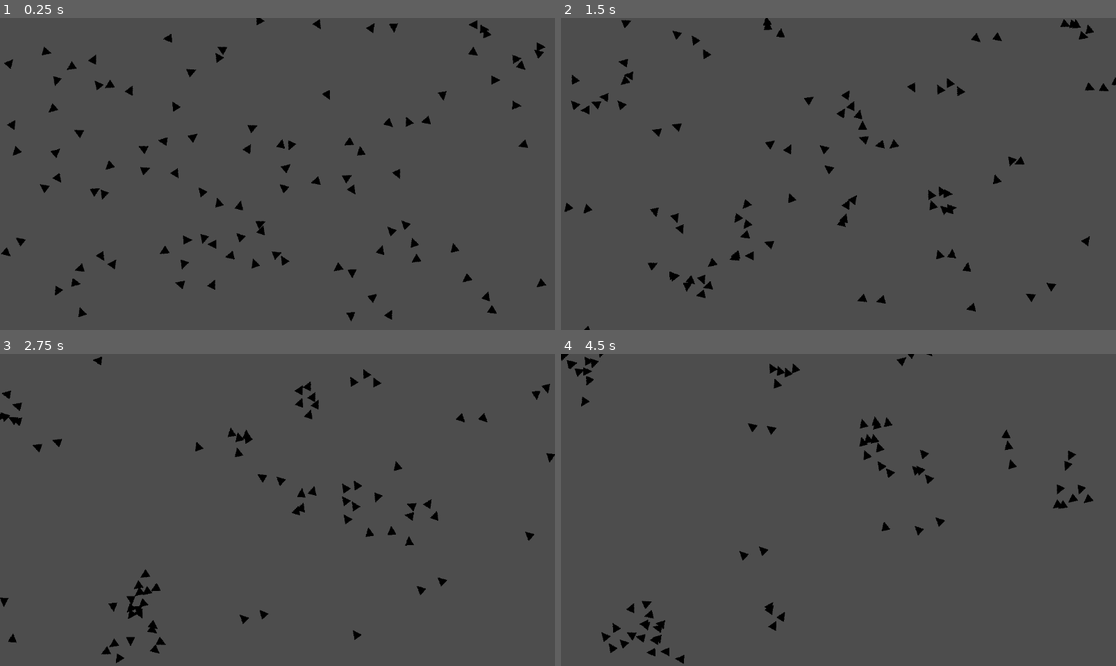
Above: before the commit, frames 1-4 (two rows, left to right).
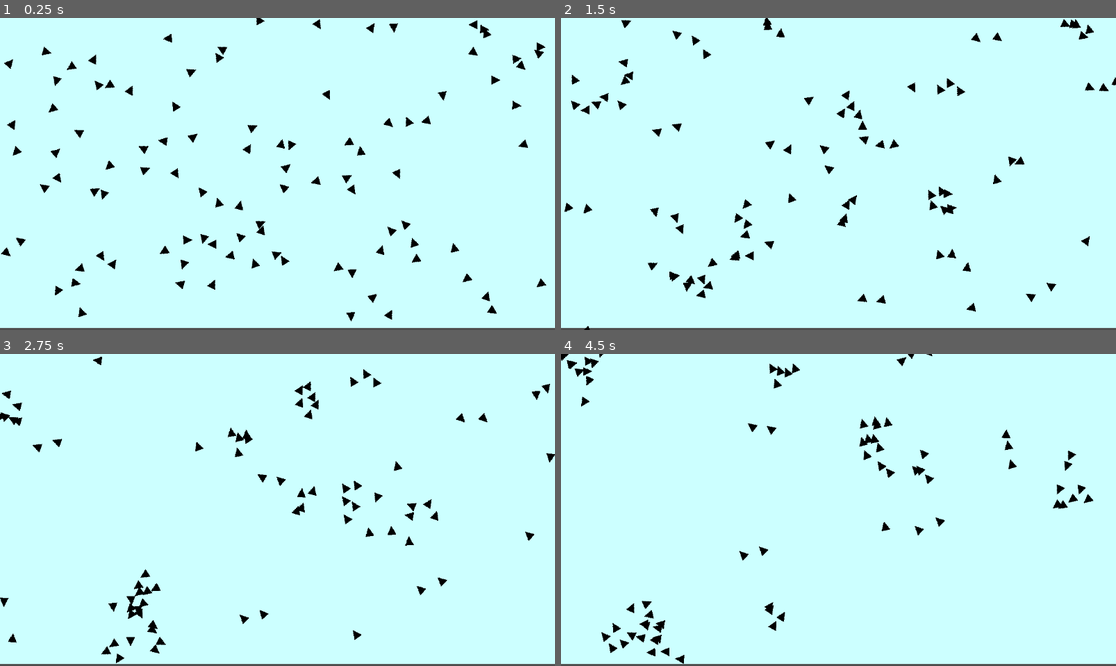
Above: after the commit, the same moments.

Repository: are-dynamic-2025-g6/boids
Game: Godot game, scene res://Scenes/main.tscn
Same seed, same stepped clock (60 frames per second), same inputs: the game is played once before the commit and once after it.
Inputs:
- Up to frame 1 (0.25 s): no input
- Up to frame 2 (1.5 s): tap Enter (ui_accept) at 0.5, 0.77 s; tap Space (print) at 0.6, 1.35 s
- Up to frame 3 (2.75 s): tap Enter (ui_accept) at 1.52 s; tap Space (print) at 2.1 s
- Up to frame 4 (4.5 s): tap Space (print) at 2.85, 3.6, 4.35 s; tap Enter (ui_accept) at 3.02, 3.77 s

The runs differ from the first frame. In frame 1, 97% of the frame differs, in the area x 0-100%, y 0-100%; in frame 2, 98%; in frame 3, 98%; in frame 4, 98%.

Commit message:
bons facteurs + correction

Diff:
--- a/Scenes/main.tscn
+++ b/Scenes/main.tscn
@@ -8,4 +8,9 @@
 [node name="refresh_rate" type="Timer" parent="."]
 wait_time = 0.2
 
+[node name="ColorRect" type="ColorRect" parent="."]
+offset_right = 1152.0
+offset_bottom = 644.0
+color = Color(0.8, 1, 1, 1)
+
 [connection signal="timeout" from="refresh_rate" to="." method="_on_timer_timeout"]
--- a/Scripts/main.gd
+++ b/Scripts/main.gd
@@ -13,6 +13,7 @@
 		var oizoo : CharacterBody2D = oizo.instantiate()
 		oizoo.position = Vector2(randi_range(0,1140),randi_range(0,620)) #coordonnées aleatoires
 		oizoo.self_index = i
+		oizoo.z_index = 1
 		print(oizoo.position)
 		add_child(oizoo)
 		dico_distances.append({})
